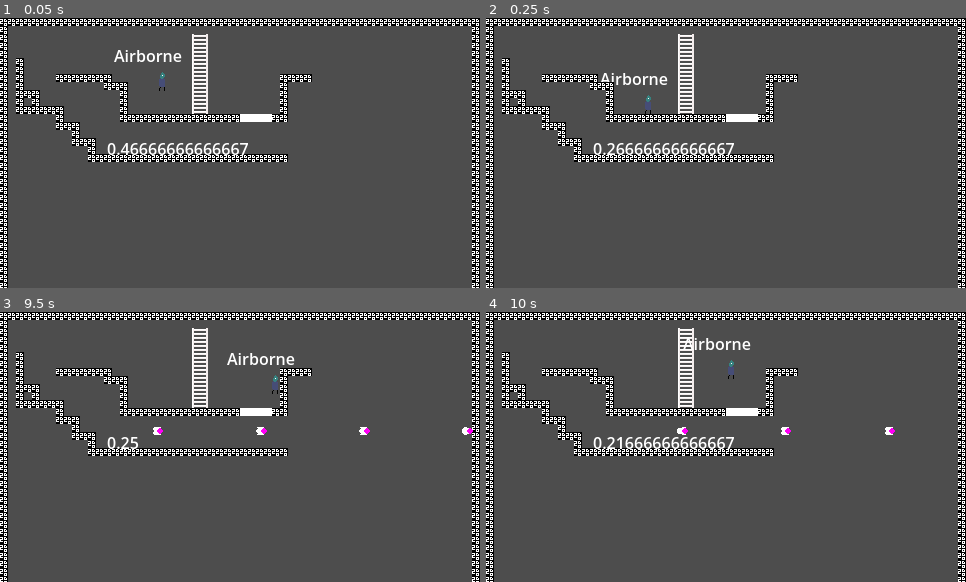
Above: before the commit, frames 1-4 (two rows, left to right).
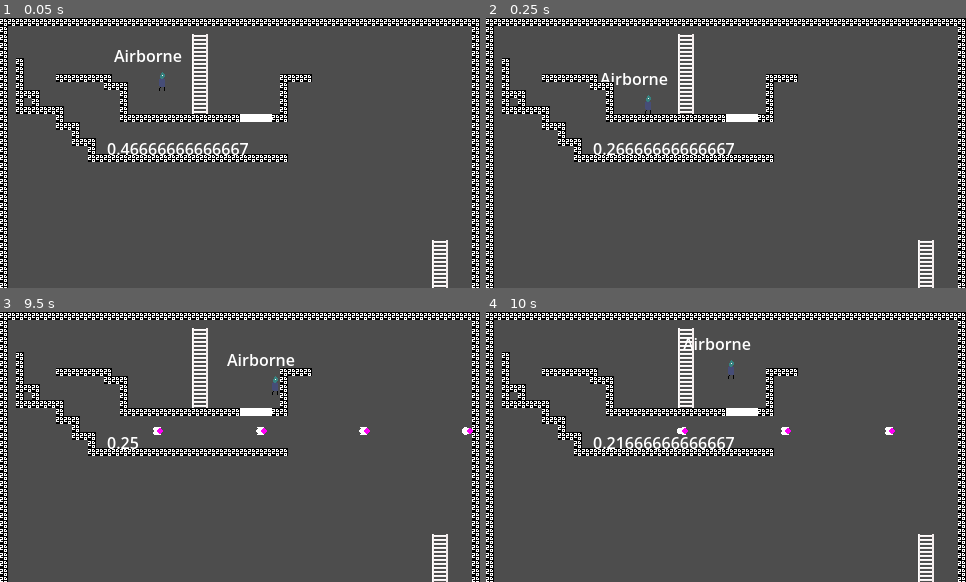
Above: after the commit, the same moments.

Repository: ehj37/Godot-Wild-Jam-90
Game: Godot game, scene res://scenes/level_1.tscn
Same seed, same stepped clock (60 frames per second), same inputs: the game is played once before the commit and once after it. Before the commit the project starts from res://scenes/main.tscn.
Inputs:
- Up to frame 1 (0.05 s): no input
- Up to frame 2 (0.25 s): no input
- Up to frame 3 (9.5 s): hold D (move_right) 0.53-2.03 s; tap B (bullet_time) every 0.75 s from 0.6 to 8.85 s; tap Space (jump) at 0.77, 1.52, 3.02, 3.77, 4.52, 6.02, 6.77, 7.52, 9.02 s; hold A (move_left) 2.03-2.78 s; hold D (move_right) 2.78-4.28 s; hold A (move_left) 4.28-5.03 s; hold D (move_right) 5.03-5.78 s; hold A (move_left) 5.78-7.28 s; hold D (move_right) from 7.28 s (still down)
- Up to frame 4 (10 s): release D (move_right) at 9.53 s; hold A (move_left) from 9.53 s (still down); tap B (bullet_time) at 9.6 s; tap Space (jump) at 9.77 s

The runs differ from the first frame. In frame 1, 0.4% of the frame differs, in the area x 90-94%, y 82-100%; in frame 2, 0.4%; in frame 3, 0.6%, in the area x 47-94%, y 15-100%; in frame 4, 0.4%.

Commit message:
Fix cannon bug, camera bug

Diff:
--- a/project.godot
+++ b/project.godot
@@ -21,6 +21,7 @@
 TimeScaleManager="*uid://dnkw1n08hd21l"
 ScreenManager="*uid://cqqcry8vtupf8"
 BulletTimeManager="*uid://dpl3nymg58yio"
+LevelManager="*uid://bhc3hau5atiu7"
 
 [debug]
 
--- a/scenes/camera/camera.gd
+++ b/scenes/camera/camera.gd
@@ -4,11 +4,11 @@
 
 
 func _ready() -> void:
-	SignalBus.screen_entered.connect(_on_screen_entered)
+	SignalBus.snap_camera_to.connect(_snap_camera_to)
 
 
-func _on_screen_entered(entered_screen: Screen) -> void:
-	var target_global_position: Vector2 = entered_screen.global_position + Vector2(240, 135)
+func _snap_camera_to(screen: Screen) -> void:
+	var target_global_position: Vector2 = screen.global_position + Vector2(240, 135)
 
 	if ScreenManager.is_initial_screen:
 		global_position = target_global_position
--- a/scenes/cannon/cannon.gd
+++ b/scenes/cannon/cannon.gd
@@ -14,4 +14,4 @@
 func _on_bullet_spawn_timer_timeout() -> void:
 	var bullet: Bullet = bullet_packed_scene.instantiate()
 	bullet.global_position = global_position
-	ScreenManager.current_screen.add_child(bullet)
+	LevelManager.current_level.add_child(bullet)
--- a/scenes/main.tscn
+++ b/scenes/level_1.tscn
@@ -1,38 +1,43 @@
 [gd_scene format=4 uid="uid://df62e3ium5hcw"]
 
-[ext_resource type="PackedScene" uid="uid://haj0s8e6d10f" path="res://scenes/player/player.tscn" id="1_o5qli"]
-[ext_resource type="PackedScene" uid="uid://bsqtco2q1qevg" path="res://scenes/terrain/terrain.tscn" id="2_0wfyh"]
-[ext_resource type="PackedScene" uid="uid://ch05hmffks1r0" path="res://scenes/camera/camera.tscn" id="2_tbgi4"]
-[ext_resource type="PackedScene" uid="uid://c4jepvn8yish7" path="res://scenes/breakable_platforms/breakable_platform.tscn" id="3_sugp2"]
-[ext_resource type="PackedScene" uid="uid://vom35pfu5i07" path="res://scenes/screen/screen.tscn" id="4_jyhfs"]
-[ext_resource type="PackedScene" uid="uid://fjmenbnanih6" path="res://scenes/ladder/ladder.tscn" id="6_tefeu"]
-[ext_resource type="PackedScene" uid="uid://brgwj8thj21yb" path="res://scenes/cannon/cannon.tscn" id="7_o6xl0"]
+[ext_resource type="Script" uid="uid://b1jqt4fmu6s6u" path="res://scripts/level.gd" id="1_15mv3"]
+[ext_resource type="PackedScene" uid="uid://haj0s8e6d10f" path="res://scenes/player/player.tscn" id="2_e3sih"]
+[ext_resource type="PackedScene" uid="uid://ch05hmffks1r0" path="res://scenes/camera/camera.tscn" id="3_2y5yt"]
+[ext_resource type="PackedScene" uid="uid://vom35pfu5i07" path="res://scenes/screen/screen.tscn" id="4_2os1m"]
+[ext_resource type="PackedScene" uid="uid://bsqtco2q1qevg" path="res://scenes/terrain/terrain.tscn" id="5_go7sj"]
+[ext_resource type="PackedScene" uid="uid://fjmenbnanih6" path="res://scenes/ladder/ladder.tscn" id="6_7gny6"]
+[ext_resource type="PackedScene" uid="uid://c4jepvn8yish7" path="res://scenes/breakable_platforms/breakable_platform.tscn" id="7_2aecg"]
+[ext_resource type="PackedScene" uid="uid://brgwj8thj21yb" path="res://scenes/cannon/cannon.tscn" id="8_6dial"]
 
-[node name="Main" type="Node2D" unique_id=666063091]
+[node name="Level1" type="Node2D" unique_id=666063091]
+script = ExtResource("1_15mv3")
 
-[node name="Player" parent="." unique_id=926355718 instance=ExtResource("1_o5qli")]
+[node name="Player" parent="." unique_id=926355718 instance=ExtResource("2_e3sih")]
 position = Vector2(162, 73)
 
-[node name="Camera" parent="." unique_id=1830973701 instance=ExtResource("2_tbgi4")]
+[node name="Camera" parent="." unique_id=1830973701 instance=ExtResource("3_2y5yt")]
 position = Vector2(240, 135)
 
-[node name="Screen" parent="." unique_id=933863963 node_paths=PackedStringArray("screen_below") instance=ExtResource("4_jyhfs")]
+[node name="Screen" parent="." unique_id=933863963 node_paths=PackedStringArray("screen_below") instance=ExtResource("4_2os1m")]
 screen_below = NodePath("../Screen2")
 
-[node name="Terrain" parent="Screen" unique_id=1450694777 instance=ExtResource("2_0wfyh")]
+[node name="Terrain" parent="Screen" unique_id=1450694777 instance=ExtResource("5_go7sj")]
 tile_map_data = PackedByteArray("AAAQAAwAAAAAAAAAAAARAAwAAAAAAAAAAAASAAwAAAAAAAAAAAATAAwAAAAAAAAAAAAUAAwAAAAAAAAAAAAVAA …(3328 unchanged characters)…
 
-[node name="Ladder" parent="Screen" unique_id=2082239727 instance=ExtResource("6_tefeu")]
+[node name="Ladder" parent="Screen" unique_id=2082239727 instance=ExtResource("6_7gny6")]
 tile_map_data = PackedByteArray("AAAMAAUAAAAAAAMAAAAMAAQAAAAAAAMAAAAMAAMAAAAAAAMAAAAMAAIAAAAAAAMAAAAMAAEAAAAAAAMAAAA=")
 
-[node name="BreakablePlatform" parent="Screen" unique_id=621922022 instance=ExtResource("3_sugp2")]
+[node name="BreakablePlatform" parent="Screen" unique_id=621922022 instance=ExtResource("7_2aecg")]
 position = Vector2(256, 100)
 
-[node name="Cannon" parent="Screen" unique_id=1230095467 instance=ExtResource("7_o6xl0")]
+[node name="Cannon" parent="Screen" unique_id=1230095467 instance=ExtResource("8_6dial")]
 position = Vector2(107, 119)
 
-[node name="Screen2" parent="." unique_id=719241498 instance=ExtResource("4_jyhfs")]
+[node name="Screen2" parent="." unique_id=719241498 instance=ExtResource("4_2os1m")]
 position = Vector2(0, 270)
 
-[node name="Terrain" parent="Screen2" unique_id=232307564 instance=ExtResource("2_0wfyh")]
+[node name="Terrain" parent="Screen2" unique_id=232307564 instance=ExtResource("5_go7sj")]
 tile_map_data = PackedByteArray("AAAAAAAAAAAAAAAAAAAAAAEAAAAAAAAAAAAAAAIAAAAAAAAAAAAAAAMAAAAAAAAAAAAAAAQAAAAAAAAAAAAAAA …(2432 unchanged characters)…
+
+[node name="Ladder" parent="Screen2" unique_id=55712813 instance=ExtResource("6_7gny6")]
+tile_map_data = PackedByteArray("AAAbAAQAAAAAAAMAAAAbAAMAAAAAAAMAAAAbAAIAAAAAAAMAAAAbAAEAAAAAAAMAAAAbAAAAAAAAAAMAAAAbAP//AAAAAAMAAAAbAP7/AAAAAAMAAAAbAP3/AAAAAAMAAAA=")
--- a/scenes/screen/screen.gd
+++ b/scenes/screen/screen.gd
@@ -26,3 +26,7 @@
 
 func _on_body_entered(_body: Player) -> void:
 	SignalBus.screen_entered.emit(self)
+
+
+func _on_body_exited(_body: Player) -> void:
+	SignalBus.screen_exited.emit(self)
--- a/scenes/screen/screen.tscn
+++ b/scenes/screen/screen.tscn
@@ -30,3 +30,4 @@
 shape = SubResource("RectangleShape2D_mip77")
 
 [connection signal="body_entered" from="." to="." method="_on_body_entered"]
+[connection signal="body_exited" from="." to="." method="_on_body_exited"]
--- /dev/null
+++ b/scripts/autoload/level_manager.gd
@@ -0,0 +1,3 @@
+extends Node
+
+var current_level: Level
--- a/scripts/autoload/screen_manager.gd
+++ b/scripts/autoload/screen_manager.gd
@@ -1,15 +1,30 @@
 extends Node
 
-var current_screen: Screen
 var is_initial_screen: bool = true
+
+var _screens: Array[Screen] = []
+var _current_screen: Screen
 
 
 func _ready() -> void:
 	SignalBus.screen_entered.connect(_on_screen_entered)
+	SignalBus.screen_exited.connect(_on_screen_exited)
 
 
 func _on_screen_entered(entered_screen: Screen) -> void:
-	if current_screen != null:
+	if !_screens.is_empty() && is_initial_screen:
 		is_initial_screen = false
 
-	current_screen = entered_screen
+	_screens.append(entered_screen)
+	_current_screen = entered_screen
+	SignalBus.snap_camera_to.emit(entered_screen)
+
+
+func _on_screen_exited(exited_screen: Screen) -> void:
+	_screens.erase(exited_screen)
+	var new_current_screen: Screen = _screens.back()
+
+	if _current_screen == exited_screen:
+		SignalBus.snap_camera_to.emit(new_current_screen)
+
+	_current_screen = _screens.back()
--- a/scripts/autoload/signal_bus.gd
+++ b/scripts/autoload/signal_bus.gd
@@ -6,3 +6,5 @@
 signal bullet_time_exited
 # MISC.
 signal screen_entered(entered_screen: Screen)
+signal screen_exited(exited_screen: Screen)
+signal snap_camera_to(screen: Screen)
--- /dev/null
+++ b/scripts/level.gd
@@ -0,0 +1,7 @@
+class_name Level
+
+extends Node
+
+
+func _ready() -> void:
+	LevelManager.current_level = self
Not shown, added: scripts/autoload/level_manager.gd.uid
Not shown, added: scripts/level.gd.uid
